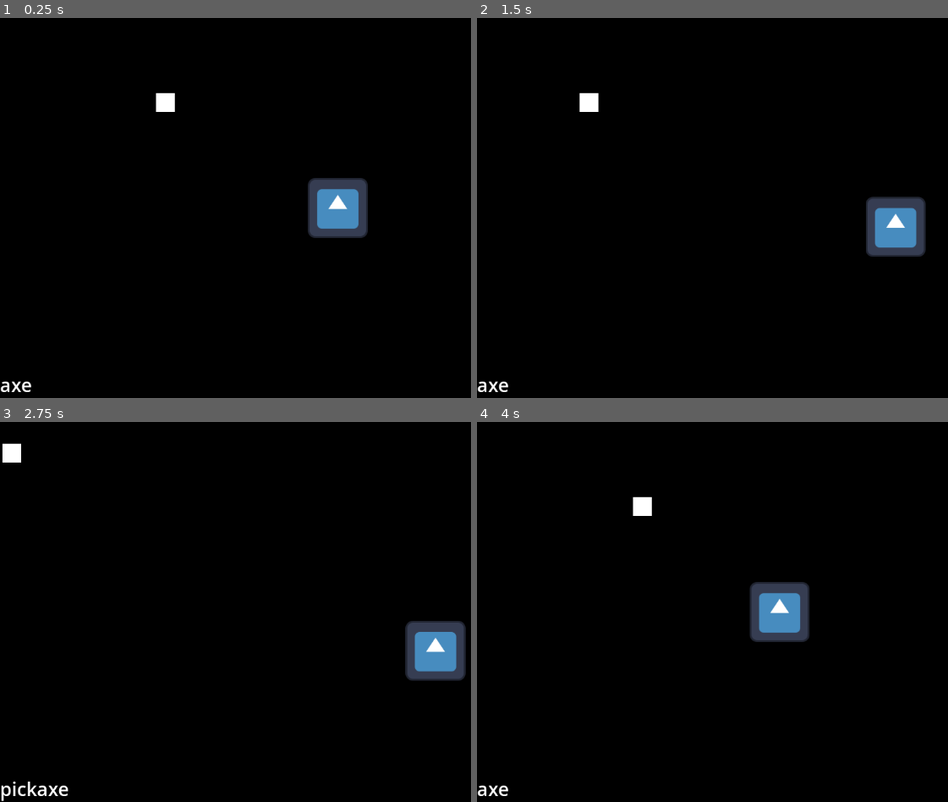
Above: before the commit, frames 1-4 (two rows, left to right).
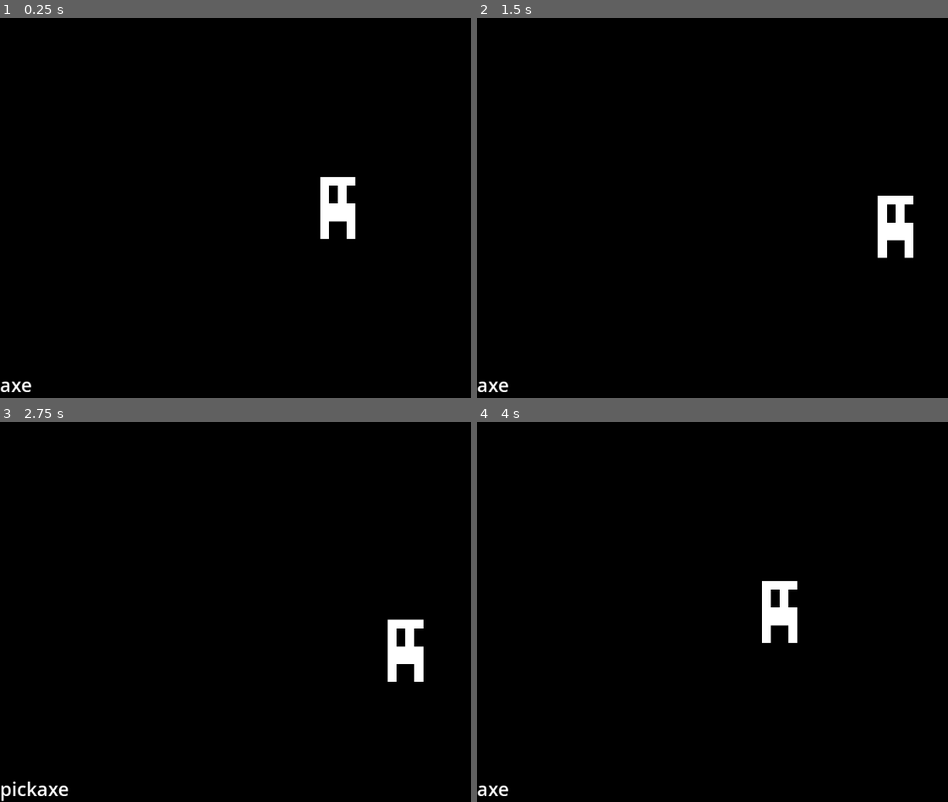
Above: after the commit, the same moments.

Repository: AnigamerWasTakenTwice/gmtk-jam-26-aniandcopper
Game: Godot game, scene res://scenes/test.tscn
The game is run twice, just before and just after one commit, with the same random seed, the same clock (stepped at 60 frames per second) and the same inputs. The engine's default icon, where the game draws it, is replaced by a stand-in: a white triangle on a blue panel in a dark square.
Inputs (mouse positions are in pixels of both pictures, inside the frame that each line leads up to):
- Up to frame 1 (0.25 s): no input
- Up to frame 2 (1.5 s): tap Enter at 0.5 s; move the mouse to (outside the picture) at 0.52 s; hold D (move_right) 0.53-1.28 s; hold Shift (run) 0.53-1.28 s; move the mouse to (679, 227) at 1.27 s; hold S (move_down) from 1.28 s (still down); click (679, 227) at 1.35 s
- Up to frame 3 (2.75 s): tap Shift (run) at 1.55 s; move the mouse to (405, 528) at 2.02 s; release S (move_down) at 2.03 s; hold D (move_right) from 2.03 s (still down); hold Shift (run) from 2.03 s (still down); tap R (cycle) at 2.1 s
- Up to frame 4 (4 s): move the mouse to (783, 688) at 2.77 s; release D (move_right) at 2.78 s; release Shift (run) at 2.78 s; hold W (move_up) 2.78-3.53 s; tap E (interact) at 2.85 s; tap Shift (run) at 3.05 s; move the mouse to (outside the picture) at 3.52 s; hold A (move_left) from 3.53 s (still down); hold Shift (run) from 3.53 s (still down)

The runs differ from the first frame. In frame 1, 2.2% of the frame differs, in the area x 33-79%, y 19-59%; in frame 2, 2.2%; in frame 3, 2.7%, in the area x 0-99%, y 5-69%; in frame 4, 2.2%.

Commit message:
added player sprite, changed rendering to Nearest

Diff:
--- a/project.godot
+++ b/project.godot
@@ -69,5 +69,6 @@
 
 [rendering]
 
+textures/canvas_textures/default_texture_filter=0
 renderer/rendering_method="gl_compatibility"
 renderer/rendering_method.mobile="gl_compatibility"
--- a/scenes/prefabs/player.tscn
+++ b/scenes/prefabs/player.tscn
@@ -1,11 +1,59 @@
-[gd_scene load_steps=7 format=3 uid="uid://bvln38xbur2mi"]
+[gd_scene load_steps=13 format=3 uid="uid://bvln38xbur2mi"]
 
 [ext_resource type="Script" path="res://scripts/player.gd" id="1_ov4t6"]
-[ext_resource type="Texture2D" uid="uid://bmpkolr6slwm6" path="res://icon.svg" id="2_x6rid"]
 [ext_resource type="PackedScene" uid="uid://xicjh6l1ep0c" path="res://scenes/prefabs/hitbox.tscn" id="3_c8q2h"]
+[ext_resource type="Texture2D" uid="uid://c3hnhfuh6frwy" path="res://assets/sprites/player.png" id="3_m1rey"]
+
+[sub_resource type="AtlasTexture" id="AtlasTexture_fyyco"]
+atlas = ExtResource("3_m1rey")
+region = Rect2(0, 0, 6, 7)
+
+[sub_resource type="AtlasTexture" id="AtlasTexture_po5nm"]
+atlas = ExtResource("3_m1rey")
+region = Rect2(6, 0, 6, 7)
+
+[sub_resource type="AtlasTexture" id="AtlasTexture_oovbt"]
+atlas = ExtResource("3_m1rey")
+region = Rect2(12, 0, 6, 7)
+
+[sub_resource type="AtlasTexture" id="AtlasTexture_42yev"]
+atlas = ExtResource("3_m1rey")
+region = Rect2(18, 0, 6, 7)
+
+[sub_resource type="AtlasTexture" id="AtlasTexture_bqqhk"]
+atlas = ExtResource("3_m1rey")
+region = Rect2(24, 0, 6, 7)
+
+[sub_resource type="SpriteFrames" id="SpriteFrames_0fcc1"]
+animations = [{
+"frames": [{
+"duration": 1.0,
+"texture": SubResource("AtlasTexture_fyyco")
+}],
+"loop": true,
+"name": &"idle",
+"speed": 5.0
+}, {
+"frames": [{
+"duration": 1.0,
+"texture": SubResource("AtlasTexture_po5nm")
+}, {
+"duration": 1.0,
+"texture": SubResource("AtlasTexture_oovbt")
+}, {
+"duration": 1.0,
+"texture": SubResource("AtlasTexture_42yev")
+}, {
+"duration": 1.0,
+"texture": SubResource("AtlasTexture_bqqhk")
+}],
+"loop": true,
+"name": &"run",
+"speed": 5.0
+}]
 
 [sub_resource type="RectangleShape2D" id="RectangleShape2D_u0ay4"]
-size = Vector2(64, 64)
+size = Vector2(64, 132)
 
 [sub_resource type="RectangleShape2D" id="RectangleShape2D_bbo88"]
 size = Vector2(64, 64)
@@ -21,8 +69,10 @@
 run_accel_multiplier = 3.0
 run_max_speed_multiplier = 1.5
 
-[node name="Sprite2D" type="Sprite2D" parent="."]
-texture = ExtResource("2_x6rid")
+[node name="Sprite2D" type="AnimatedSprite2D" parent="."]
+scale = Vector2(19, 19)
+sprite_frames = SubResource("SpriteFrames_0fcc1")
+animation = &"idle"
 
 [node name="CollisionShape2D" type="CollisionShape2D" parent="."]
 shape = SubResource("RectangleShape2D_u0ay4")
@@ -42,7 +92,7 @@
 color = Color(0, 0, 0, 1)
 
 [node name="InteractionArea" type="Area2D" parent="."]
-position = Vector2(0, -64)
+position = Vector2(0, -86)
 
 [node name="CollisionShape2D" type="CollisionShape2D" parent="InteractionArea"]
 shape = SubResource("RectangleShape2D_bbo88")
--- a/scenes/test.tscn
+++ b/scenes/test.tscn
@@ -10,10 +10,6 @@
 [node name="Node2D" type="Node2D"]
 
 [node name="Visual" type="Node2D" parent="."]
-
-[node name="ColorRect" type="ColorRect" parent="Visual"]
-offset_right = 40.0
-offset_bottom = 40.0
 
 [node name="Player" parent="." instance=ExtResource("1_gnr22")]
 
Binary file added: assets/sprites/grass_tiles.png
Not shown, added: assets/sprites/grass_tiles.png.import
Binary file added: assets/sprites/player.png
Not shown, added: assets/sprites/player.png.import
Binary file added: assets/sprites/slime.png
Not shown, added: assets/sprites/slime.png.import
